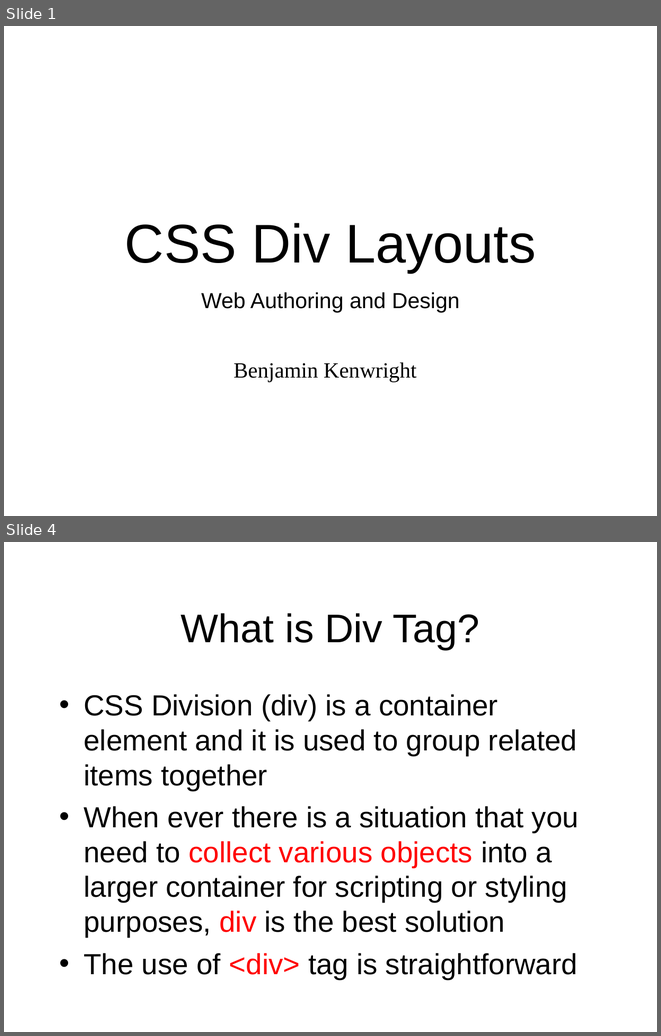
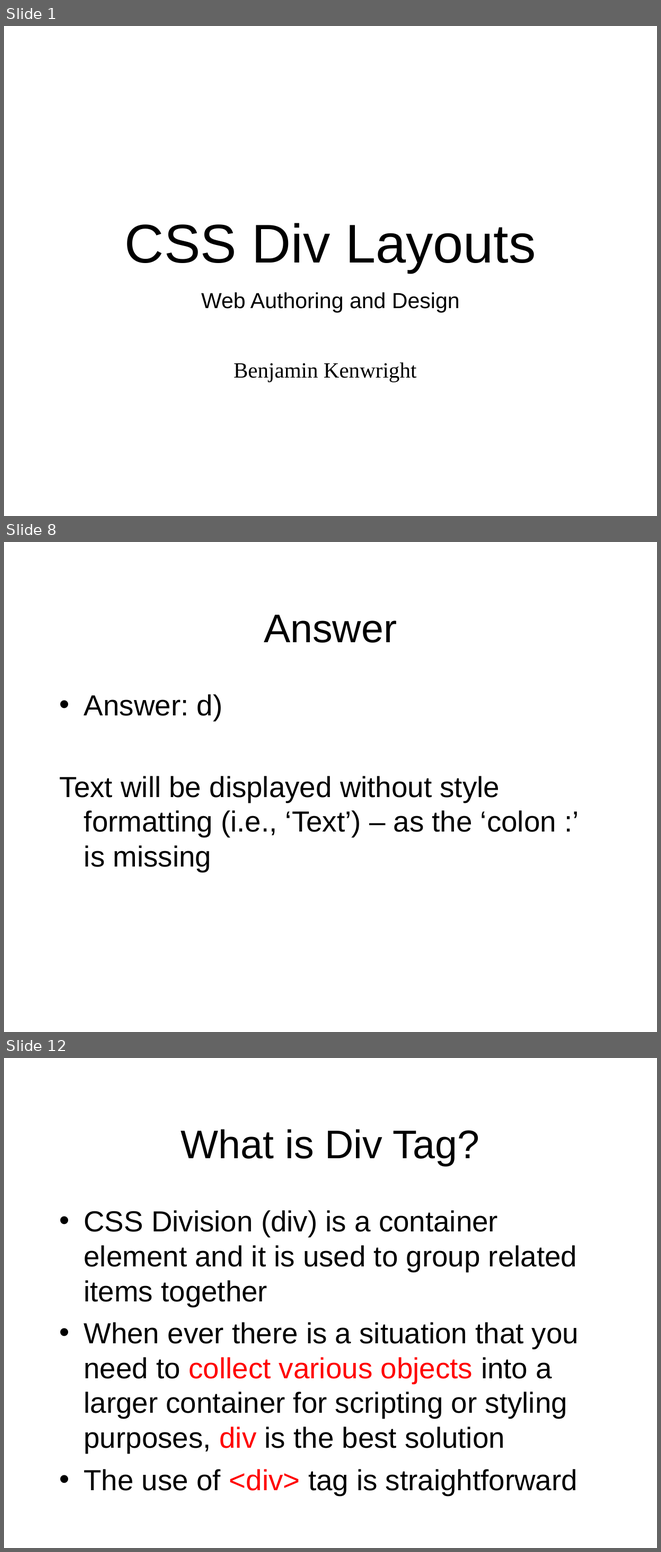
Before and after one commit to octaviordz/zjnu2017.github.io, a slide deck: WAD/lectures/070--CSS.Div.Layout.pptx. Shown one above the other, each under a label of ours: slides 1 and 4 before the commit, slides 1, 8 and 12 after it; the slides between them are not shown. The pictures are 661x1036 and 661x1552 pixels, drawn with LibreOffice and Linux fonts; fonts in the diff are those of the drawing. Boxes give left, top, right and bottom in pixels: in the first picture for what was removed or moved away, otherwise in the second. Text is boxed around its words. In the diff, an @@ line names an element or a change of style, - is before the commit and + after.

```diff
--- a/WAD/lectures/070--CSS.Div.Layout.pptx
+++ b/WAD/lectures/070--CSS.Div.Layout.pptx
@@ slide 8 added at (x1=4, y1=542, x2=657, y2=1032), background #FFFFFF @@
@@ title added at (x1=264, y1=615, x2=397, y2=643), 44 pt, text #000000 @@
+Answer
@@ text added at (x1=60, y1=694, x2=556, y2=872), 32 pt, text #000000 @@
+• Answer: d)
+Text will be displayed without style formatting (i.e., ‘Text’) – as the ‘colon :’ is missing
@@ what was slide 4 is now slide 12 @@
```
Also in this commit, not shown: 5 slides changed, 11 other slides added, 2 slides removed.
